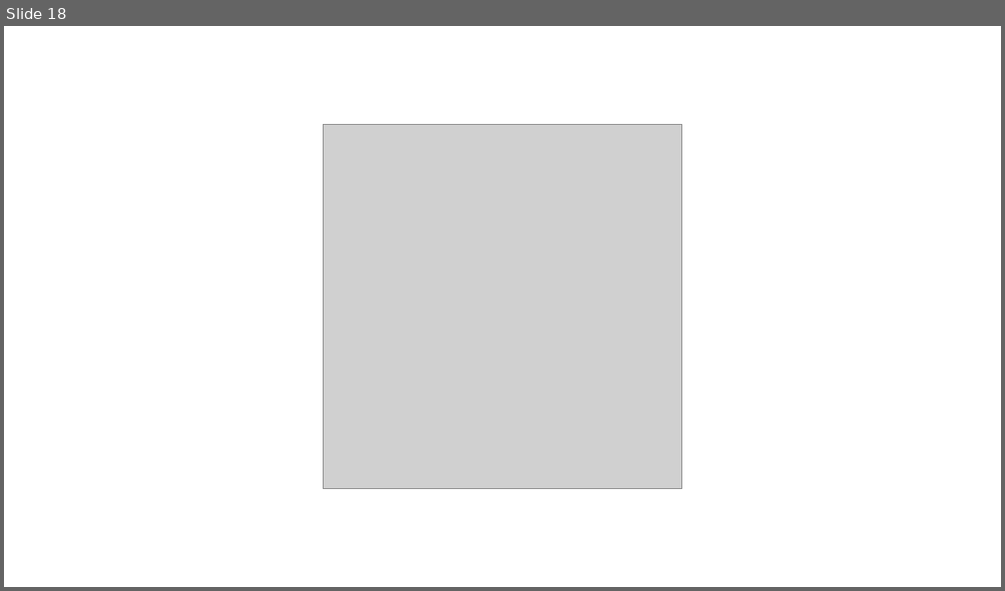
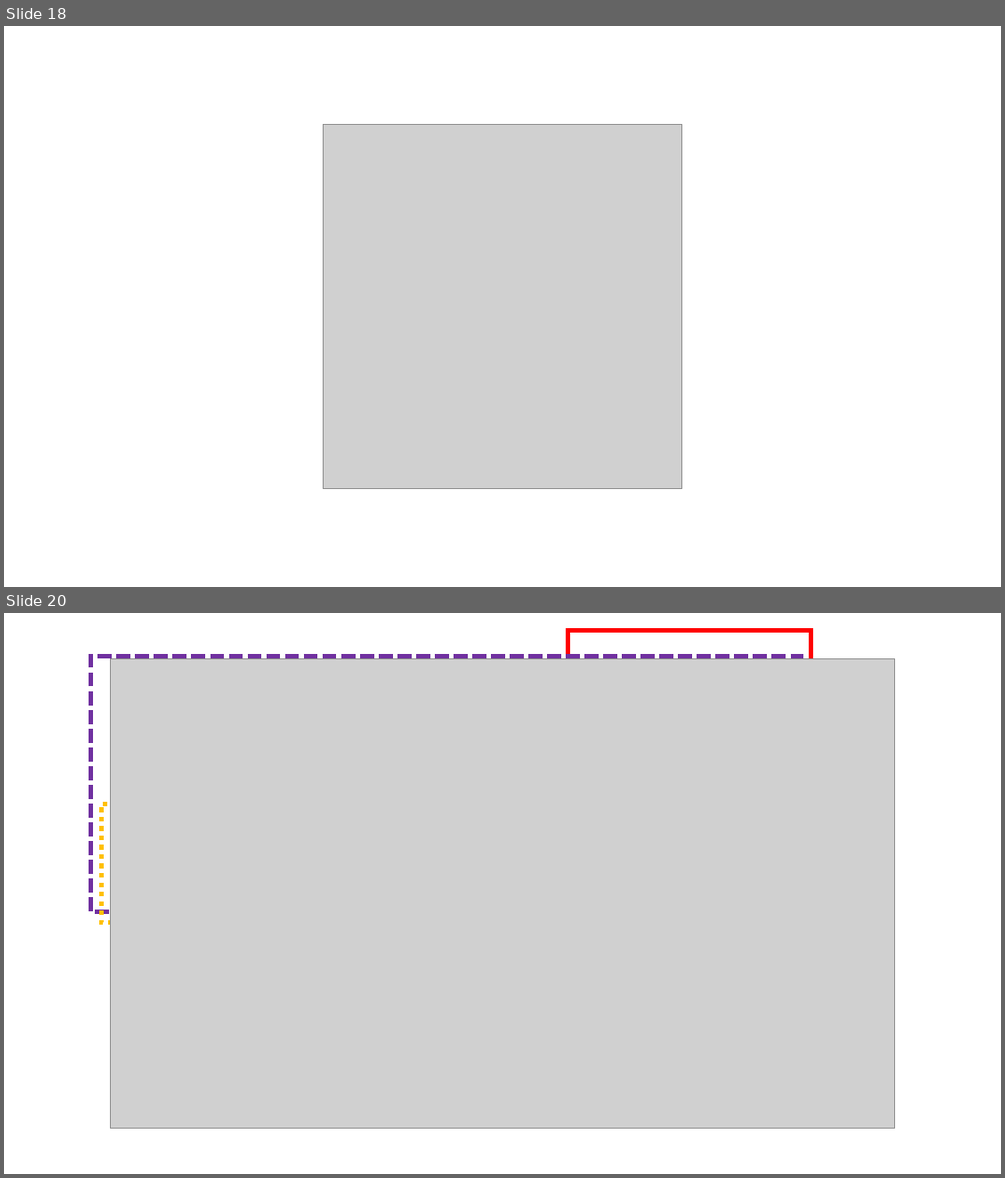
Before and after one commit to LukasRoeseler/opensciencebuch, a slide deck: images/Abbildungen-01.pptx. Shown one above the other, each under a label of ours: slide 18 before the commit, slides 18 and 20 after it; the slides between them are not shown. The pictures are 1005x591 and 1005x1178 pixels, drawn with LibreOffice and Linux fonts; fonts in the diff are those of the drawing; grey boxes stand for pictures. Boxes give left, top, right and bottom in pixels: in the first picture for what was removed or moved away, otherwise in the second. Text is boxed around its words. In the diff, an @@ line names an element or a change of style, - is before the commit and + after.

```diff
--- a/images/Abbildungen-01.pptx
+++ b/images/Abbildungen-01.pptx
@@ slide 20 added at bbox=[4, 613, 1001, 1174], background #FFFFFF @@
@@ rectangle added at bbox=[48, 624, 831, 1092], fill #FFFFFF, outline #FFFFFF 1 pt @@
@@ rectangle added at bbox=[568, 630, 811, 1073], outline #FF0000 4.5 pt @@
@@ rectangle added at bbox=[90, 657, 801, 912], outline #7030A0 4.5 pt dashed @@
@@ picture added at bbox=[110, 658, 895, 1127] @@
@@ rectangle added at bbox=[101, 804, 291, 923], outline #FFC000 4.5 pt dashed @@
```
Also in this commit, not shown: 1 other slide added, 30 other files.
